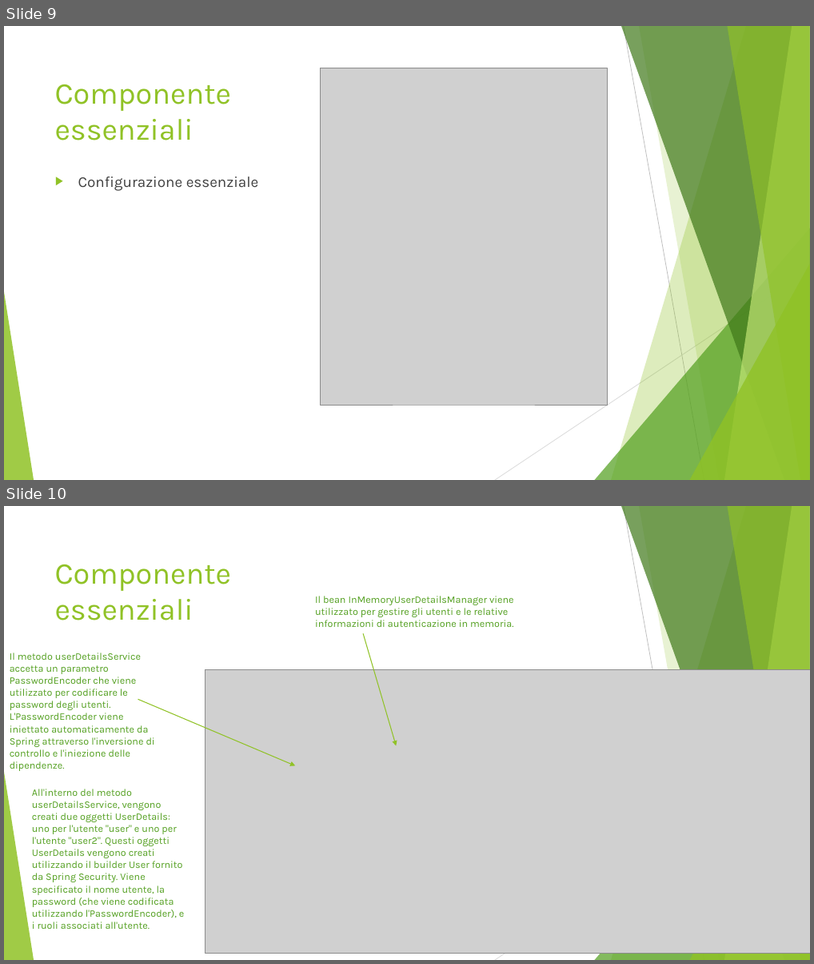
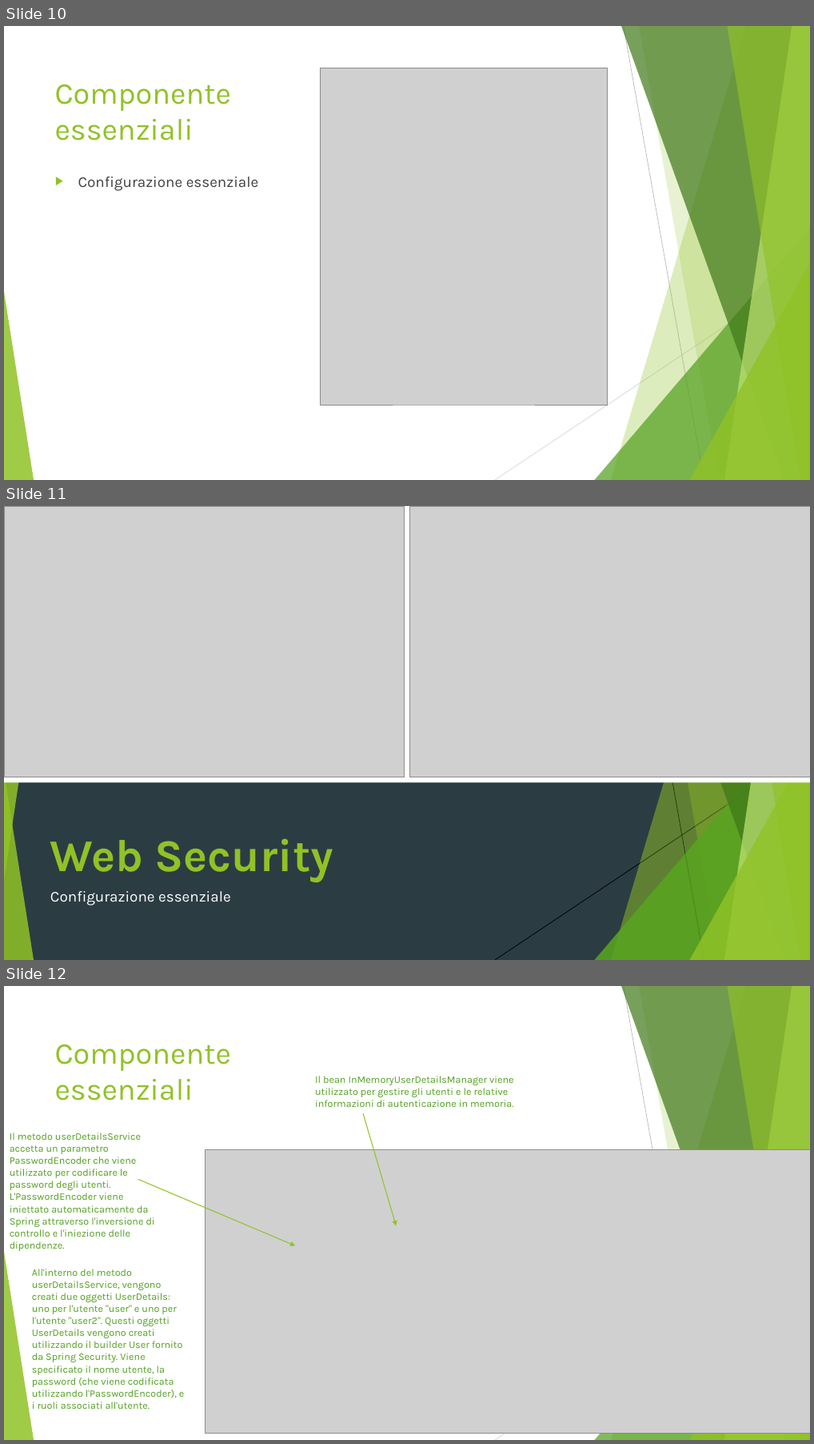
Before and after one commit to AlessandroS94/corso_21122022, a slide deck: Day 8/slide/Spring Boot Security.pptx. Shown one above the other, each under a label of ours: slides 9 and 10 before the commit, slides 10, 11 and 12 after it. The pictures are 814x964 and 814x1444 pixels, drawn with LibreOffice and Linux fonts; fonts in the diff are those of the drawing; grey boxes stand for pictures. Boxes give left, top, right and bottom in pixels: in the first picture for what was removed or moved away, otherwise in the second. Text is boxed around its words. In the diff, an @@ line names an element or a change of style, - is before the commit and + after.

```diff
--- a/Day 8/slide/Spring Boot Security.pptx
+++ b/Day 8/slide/Spring Boot Security.pptx
@@ slide 11 added at box(4, 506, 810, 960), background #2C3C43; not listed: 8 template elements that a slide beside it also shows @@
@@ group added at box(4, 506, 810, 960): 5 freeform shapes, 3 triangles, 2 lines @@
@@ rectangle added at box(4, 506, 810, 783), fill #FFFFFF @@
@@ picture added at box(4, 506, 405, 776) @@
@@ picture added at box(410, 506, 810, 777) @@
@@ title added at box(50, 839, 334, 882), 54 pt, text #90C226, bold @@
+Web Security
@@ text added at box(50, 891, 231, 905), 18 pt, text #FFFFFF @@
+Configurazione essenziale
@@ what was slide 9 is now slide 10 @@
@@ what was slide 10 is now slide 12 @@
```
Also in this commit, not shown: 1 other slide added, 7 other files.
